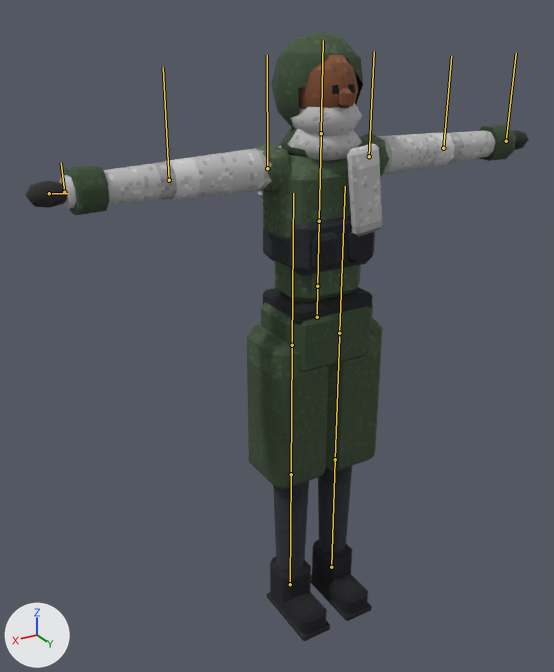
A saved change to the glTF model assets/models/crew/marksman.glb.
Both versions are drawn from a 50 mm camera at (1.218, 1.794, 1.94) aimed at (0.109, -0.055, 1.015). The lights are fixed; the arrows at lower left show +X, +Y and +Z. The picture after the commit comes second. The bones that bend it are drawn over the model as lines.

Names of what the first picture shows: 'body'.
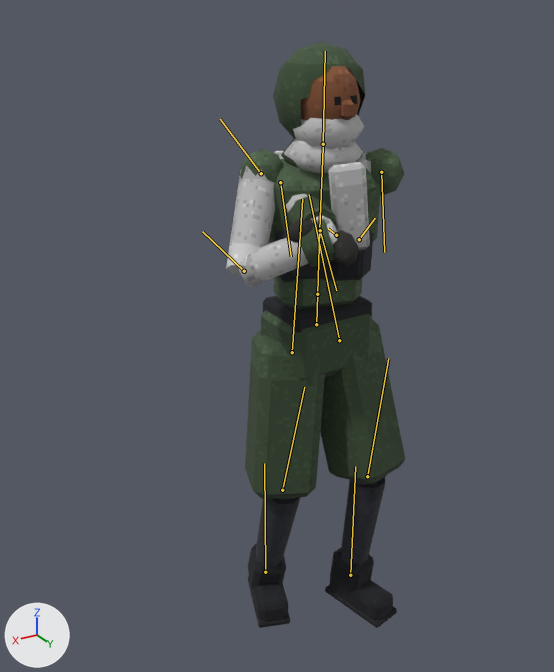
The newer file adds an action. The first version stands in its rest pose; the second is drawn at frame 44 of the action 'reload_carbine'.

Pixel boxes (x1, y1, x2, y2) of what changed, in the pictures (554 x 672 px):
'body', posed (64% narrower): before (25, 31, 529, 641); after (226, 42, 405, 628)
bone 'hips', root to tip: before (317, 317) to (317, 286); after (316, 324) to (317, 294)
bone 'spine', root to tip: before (317, 286) to (319, 221); after (317, 294) to (319, 230)
bone 'chest', root to tip: before (319, 221) to (321, 136); after (319, 230) to (323, 147)
bone 'head', root to tip: before (321, 133) to (323, 40); after (323, 144) to (325, 51)
bone 'upper_arm_l', root to tip: before (369, 156) to (374, 51); after (381, 172) to (384, 252)
bone 'forearm_l', root to tip: before (443, 148) to (451, 56); after (280, 182) to (291, 256)
bone 'hand_l', root to tip: before (506, 141) to (516, 53); after (320, 230) to (336, 290)
bone 'upper_arm_r', root to tip: before (267, 168) to (267, 55); after (261, 173) to (220, 119)
bone 'forearm_r', root to tip: before (169, 180) to (163, 67); after (244, 271) to (202, 231)
bone 'hand_r', root to tip: before (64, 192) to (61, 163); after (336, 235) to (328, 228)
bone 'thigh_l', root to tip: before (339, 333) to (345, 186); after (339, 340) to (309, 194)
bone 'shin_l', root to tip: before (335, 459) to (339, 336); after (367, 476) to (388, 358)
bone 'foot_l', root to tip: before (331, 567) to (335, 459); after (350, 575) to (355, 466)
bone 'thigh_r', root to tip: before (292, 345) to (293, 193); after (292, 352) to (302, 199)
bone 'shin_r', root to tip: before (291, 474) to (292, 348); after (282, 490) to (304, 387)
bone 'foot_r', root to tip: before (290, 584) to (291, 474); after (265, 572) to (264, 463)

What changed in the scene script:
```text
Change bone_hips:
    where bone_hips = bpy.data.objects['marksman'].pose.bones['hips']
    bone_hips.location: (0.0, 0.0, 0.0) -> (0.0, -0.025, 0.0)
Change bone_spine:
    where bone_spine = bpy.data.objects['marksman'].pose.bones['spine']  # child of 'hips'
    bone_spine.rotation_quaternion: (1.0, 0.0, 0.0, 0.0) -> (0.994, -0.014, -0.109, -0.002)  # degrees (0, 0, 0) -> degrees (-2, -13, 0)
Change bone_chest:
    where bone_chest = bpy.data.objects['marksman'].pose.bones['chest']  # child of 'spine'
    bone_chest.rotation_quaternion: (1.0, 0.0, 0.0, 0.0) -> (0.994, -0.021, -0.109, -0.002)  # degrees (0, 0, 0) -> degrees (-2, -12, 0)
Change bone_head:
    where bone_head = bpy.data.objects['marksman'].pose.bones['head']  # child of 'chest'
    bone_head.rotation_quaternion: (1.0, 0.0, 0.0, 0.0) -> (0.976, 0.034, 0.216, 0.005)  # degrees (0, 0, 0) -> degrees (4, 25, 1)
Change bone_upper_arm_l:
    where bone_upper_arm_l = bpy.data.objects['marksman'].pose.bones['upper_arm_l']  # child of 'chest'
    bone_upper_arm_l.rotation_quaternion: (1.0, 0.0, 0.0, 0.0) -> (0.076, -0.061, 0.143, 0.985)  # degrees (0, 0, 0) -> degrees (16, 8, 172)
Change bone_forearm_l:
    where bone_forearm_l = bpy.data.objects['marksman'].pose.bones['forearm_l']  # child of 'upper_arm_l'
    bone_forearm_l.rotation_quaternion: (1.0, 0.0, 0.0, 0.0) -> (0.553, 0.0, -0.833, 0.0)  # degrees (0, 0, 0) -> degrees (0, -113, 0)
Change bone_hand_l:
    where bone_hand_l = bpy.data.objects['marksman'].pose.bones['hand_l']  # child of 'forearm_l'
    bone_hand_l.rotation_quaternion: (1.0, 0.0, 0.0, 0.0) -> (-0.436, 0.408, -0.523, -0.607)  # degrees (0, 0, 0) -> degrees (-113, 108, -20)
Change bone_upper_arm_r:
    where bone_upper_arm_r = bpy.data.objects['marksman'].pose.bones['upper_arm_r']  # child of 'chest'
    bone_upper_arm_r.rotation_quaternion: (1.0, 0.0, 0.0, 0.0) -> (0.758, -0.173, 0.5, -0.38)  # degrees (0, 0, 0) -> degrees (-56, 39, -74)
Change bone_forearm_r:
    where bone_forearm_r = bpy.data.objects['marksman'].pose.bones['forearm_r']  # child of 'upper_arm_r'
    bone_forearm_r.rotation_quaternion: (1.0, 0.0, 0.0, 0.0) -> (0.545, 0.0, 0.838, 0.0)  # degrees (0, 0, 0) -> degrees (0, 114, 0)
Change bone_hand_r:
    where bone_hand_r = bpy.data.objects['marksman'].pose.bones['hand_r']  # child of 'forearm_r'
    bone_hand_r.rotation_quaternion: (1.0, 0.0, 0.0, 0.0) -> (0.754, 0.084, -0.652, 0.0)  # degrees (0, 0, 0) -> degrees (43, -79, -36)
Change bone_thigh_l:
    where bone_thigh_l = bpy.data.objects['marksman'].pose.bones['thigh_l']  # child of 'hips'
    bone_thigh_l.rotation_quaternion: (1.0, 0.0, 0.0, 0.0) -> (0.983, 0.148, 0.102, -0.025)  # degrees (0, 0, 0) -> degrees (17, 12, -1)
Change bone_shin_l:
    where bone_shin_l = bpy.data.objects['marksman'].pose.bones['shin_l']  # child of 'thigh_l'
    bone_shin_l.rotation_quaternion: (1.0, 0.0, 0.0, 0.0) -> (0.976, -0.217, 0.0, 0.0)  # degrees (0, 0, 0) -> degrees (-25, 0, 0)
Change bone_foot_l:
    where bone_foot_l = bpy.data.objects['marksman'].pose.bones['foot_l']  # child of 'shin_l'
    bone_foot_l.rotation_quaternion: (1.0, 0.0, 0.0, 0.0) -> (0.998, 0.068, -0.001, 0.01)  # degrees (0, 0, 0) -> degrees (8, 0, 1)
Change bone_thigh_r:
    where bone_thigh_r = bpy.data.objects['marksman'].pose.bones['thigh_r']  # child of 'hips'
    bone_thigh_r.rotation_quaternion: (1.0, 0.0, 0.0, 0.0) -> (0.983, 0.047, -0.171, 0.05)  # degrees (0, 0, 0) -> degrees (5, -20, 5)
Change bone_shin_r:
    where bone_shin_r = bpy.data.objects['marksman'].pose.bones['shin_r']  # child of 'thigh_r'
    bone_shin_r.rotation_quaternion: (1.0, 0.0, 0.0, 0.0) -> (0.98, -0.2, 0.0, 0.0)  # degrees (0, 0, 0) -> degrees (-23, 0, 0)
Change bone_foot_r:
    where bone_foot_r = bpy.data.objects['marksman'].pose.bones['foot_r']  # child of 'shin_r'
    bone_foot_r.rotation_quaternion: (1.0, 0.0, 0.0, 0.0) -> (0.988, 0.146, 0.006, -0.041)  # degrees (0, 0, 0) -> degrees (17, 1, -5)
```
